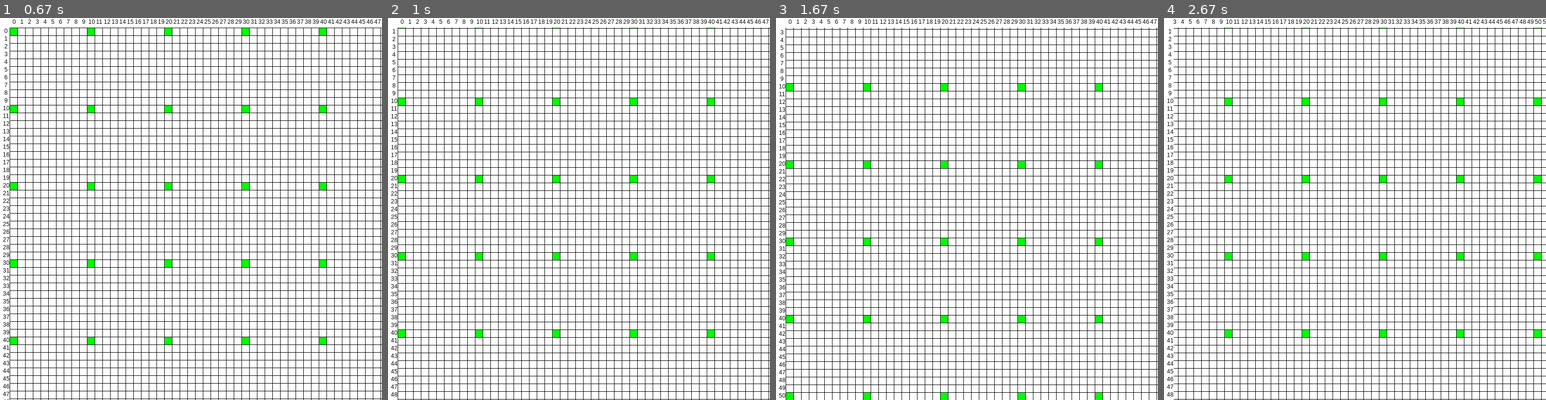
Above: before the commit, frames 1-4 (left to right).
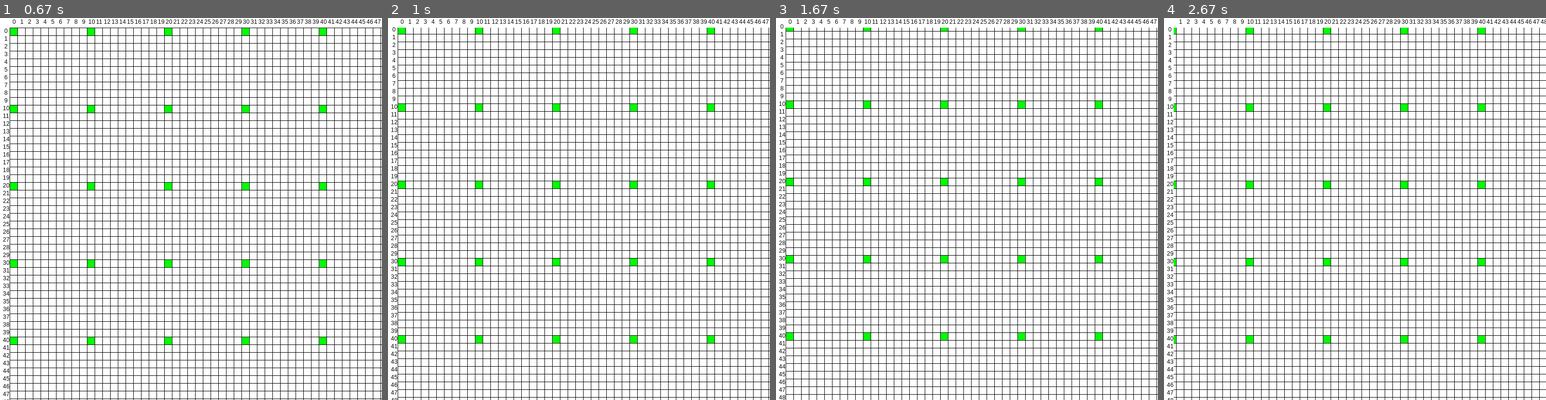
Above: after the commit, the same moments.

Repository: Archanciel/Learning_Pygame
Game: pygame game, started from draw_grid/main.py
Same seed, same stepped clock (60 frames per second), same inputs: the game is played once before the commit and once after it.
Inputs (mouse positions are in pixels of both pictures, inside the frame that each line leads up to):
- Up to frame 1 (0.67 s): hold Right from 0.33 s (still down); move the mouse to (175, 224) at 0.37 s
- Up to frame 2 (1 s): release Right at 0.8 s; hold Up from 0.83 s (still down); move the mouse to (701, 197) at 0.87 s
- Up to frame 3 (1.67 s): release Up at 1.3 s; hold Right from 1.33 s (still down)
- Up to frame 4 (2.67 s): release Right at 1.8 s; hold Left 1.83-2.37 s; hold Down from 2.4 s (still down)

Frame 1 is identical in both runs. In frame 2, 13% of the frame differs, in the area x 0-100%, y 2-100%; in frame 3, 13%; in frame 4, 24%, in the area x 0-100%, y 0-100%.

Commit message:
trying to fix optimization

Diff:
--- a/draw_grid/grid.py
+++ b/draw_grid/grid.py
@@ -25,14 +25,17 @@
         self.gridOffsetX = 0
         self.gridOffsetY = 0
 
+        self.startDrawRowIndex = 0
+        self.startDrawColIndex = 0
+
     def setStartPattern(self):
         for i in range(0,self.xMaxCellNumber,10):
             for j in range(0,self.yMaxCellNumber,10):
                 self.cellValueGrid[i][j] = True
 
     def setGridDimension(self):
-        self.colNb = (self.surface.get_width() - GRID_LINE_WIDTH - self.gridCoordMargin) // (self.cellSize + GRID_LINE_WIDTH)
-        self.lineNb = (self.surface.get_height() - GRID_LINE_WIDTH - self.gridCoordMargin) // (self.cellSize + GRID_LINE_WIDTH)
+        self.drawnedColNb = (self.surface.get_width() - GRID_LINE_WIDTH - self.gridCoordMargin) // (self.cellSize + GRID_LINE_WIDTH)
+        self.drawnedRowNb = (self.surface.get_height() - GRID_LINE_WIDTH - self.gridCoordMargin) // (self.cellSize + GRID_LINE_WIDTH)
 
     def draw(self):
         if self.drawAxisLabel:
@@ -42,7 +45,7 @@
 
         # drawing lines
 
-        maxDrawnedLineNumber = self.lineNb + 1
+        maxDrawnedLineNumber = self.drawnedRowNb + 1
         li = 0
 
         while li < maxDrawnedLineNumber:
@@ -73,7 +76,7 @@
 
         # drawing columns
 
-        maxDrawnedColNumber = self.lineNb + 1
+        maxDrawnedColNumber = self.drawnedRowNb + 1
         co = 0
 
         while co < maxDrawnedColNumber:
@@ -114,6 +117,10 @@
                                   # coord margin or at its left, i.e between the left grid limit
                                   # and the grid coord margin
 
+#The two commented line below cause active cell drawîng problems when an active cell is to be drawned partially.
+#This happens in normal display and after zoomong in or out
+        # for row in range(self.startDrawRowIndex, self.drawnedRowNb + self.startDrawRowIndex):
+        #     for col in range(self.startDrawColIndex, self.drawnedColNb + self.startDrawColIndex):
         for row in range(len(self.cellValueGrid)):
             for col in range(len(self.cellValueGrid[0])):
                 if self.cellValueGrid[row][col]:
@@ -263,6 +270,7 @@
 
     def moveUp(self, pixels):
         self.gridOffsetY -= pixels
+        self.updateStartDrawRowIndex()
 
     def moveDown(self, pixels):
         self.gridOffsetY += pixels
@@ -270,11 +278,24 @@
         if self.gridOffsetY > 0:
             self.gridOffsetY = 0
 
+        self.updateStartDrawRowIndex()
+
     def moveLeft(self, pixels):
         self.gridOffsetX -= pixels
+        self.updateStartDrawColIndex()
 
     def moveRight(self, pixels):
         self.gridOffsetX += pixels
 
         if self.gridOffsetX > 0:
             self.gridOffsetX = 0
+
+        self.updateStartDrawColIndex()
+
+    def updateStartDrawColIndex(self):
+        self.startDrawColIndex = (-self.gridOffsetX - 1) // self.cellSize
+#        print('offsetX {}, anchorX {}'.format(self.gridOffsetX, self.startDrawLineIndex))
+
+    def updateStartDrawRowIndex(self):
+        self.startDrawRowIndex = (-self.gridOffsetY - 1) // self.cellSize
+#        print('offsetY {}, anchorY {}'.format(self.gridOffsetY, self.startDrawLineIndex))
--- a/draw_grid/settings.py
+++ b/draw_grid/settings.py
@@ -17,4 +17,4 @@
                     #solved this small problem !
 DEFAULT_CELL_SIZE = 15 #15 Windows, 35 Android
 GRID_COORD_MARGIN_SIZE = 20 #20 Windows, 40 Android
-GRID_MOVE_INCREMENT = 5
+GRID_MOVE_INCREMENT = 1
